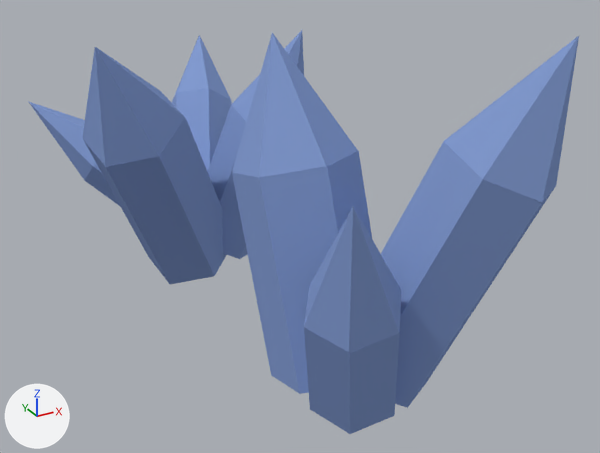
One commit to the Blender file meshes/crystals.blend: the scene before it, then after it.
Camera for both pictures: a 50 mm lens placed at (-5.99, -9.4, 7.43), pointed at (0.92, 3.16, 1.15). Every picture has the same lights, and +X, +Y and +Z are marked at lower left.

In view in the first picture: 'obj_0', 'obj_0.001'.
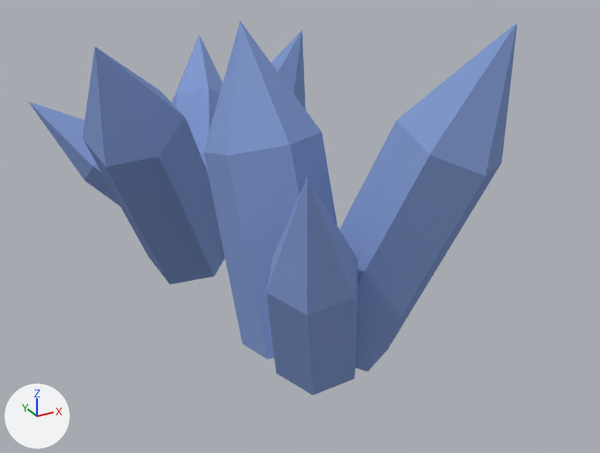
The newer file is also turned or shifted as a whole; pictures and numbers use the older file's frame.

What differs and where, as boxes [x1, y1, x2, y2] in the pictures (600 x 453 px):
'obj_0', moved: before [232, 33, 579, 434]; after [204, 21, 517, 395]

The change, as a diff of the scene's bpy script:
```diff
--- a/meshes/crystals.blend.py
+++ b/meshes/crystals.blend.py
@@ ob_obj_0 @@
 ob_obj_0 = bpy.data.objects.new('obj_0', me_obj_0)
-ob_obj_0.location = (-0.68, 2.23, 0.0)
+ob_obj_0.location = (-0.68, 3.37, 0.0)
 ob_obj_0.scale = (0.1, 0.1, 0.1)
```
